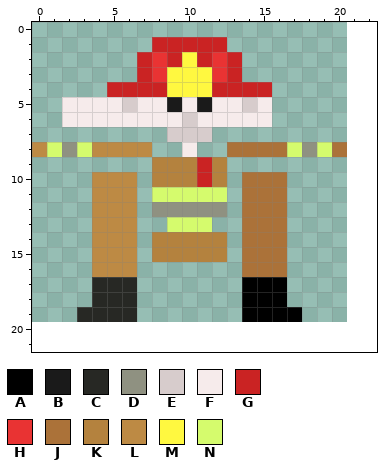
Pixel-art file -- sprites/skin_base_lookup.aseprite. This is how it looked before the edit.
21x20 pixels, 1 frame. Shown: x 0..22, y 0..21. The old version is drawn lined up with the new one, on the new canvas.
Palette (. is transparent): A #000000  B #1a1a1a  C #272824  D #8f9181  E #d7cccc  F #f6ebeb  G #ca2323  H #e93333  J #ab7239  K #b4823e  L #bd8a44  M #fff840  N #d5fb6d
Pixels before, first column x 0:
 1 ........GGGGG........
 2 .......GHGMGHG.......
 3 .......GHMMMHG.......
 4 .....GGGGMMMGGGG.....
 5 ..FFFFEFFBFBFFEF.....
 6 ..FFFFFFFFEFFFFF.....
 7 .........EEE.........
 8 LNDNLLLL..F..JJJJNDNJ
 9 ........KKKGK........
10 ....LLL.KKKGK.JJJ....
11 ....LLL.NNNNN.JJJ....
12 ....LLL.DDDDD.JJJ....
13 ....LLL..NNN..JJJ....
14 ....LLL.KKKKK.JJJ....
15 ....LLL.KKKKK.JJJ....
16 ....LLL.......JJJ....
17 ....CCC.......AAA....
18 ....CCC.......AAA....
19 ...CCCC.......AAAA...
Once edited:
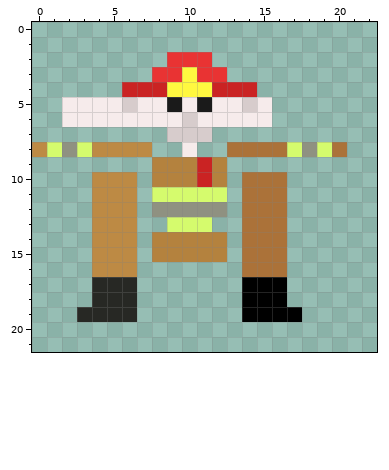
The edit:
{"change": "canvas 21x20 -> 32x32"}
{"y":1,"x":8,"old":"GGGGG","new":"....."}
{"y":2,"x":7,"old":"GHGMGHG","new":"..HHH.."}
{"y":3,"x":7,"old":"G","new":"."}
{"y":3,"x":9,"old":"M","new":"H"}
{"y":3,"x":11,"old":"M","new":"H"}
{"y":3,"x":13,"old":"G","new":"."}
{"y":4,"x":5,"old":"G","new":"."}
{"y":4,"x":15,"old":"G","new":"."}
{"label":"changed","picture_box":[107,37,272,97]}
